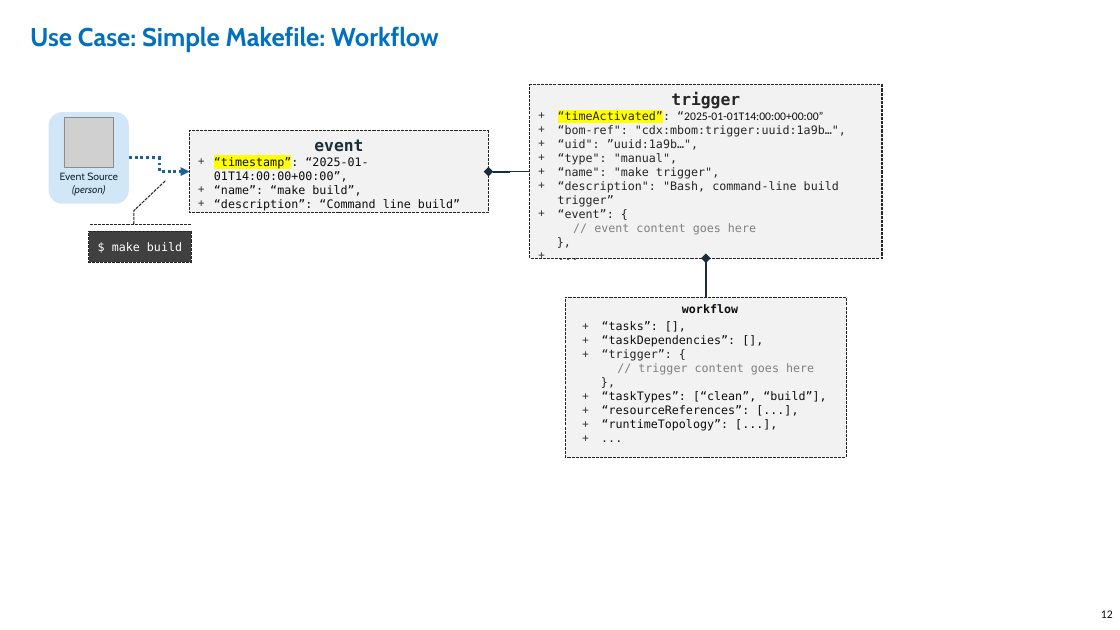
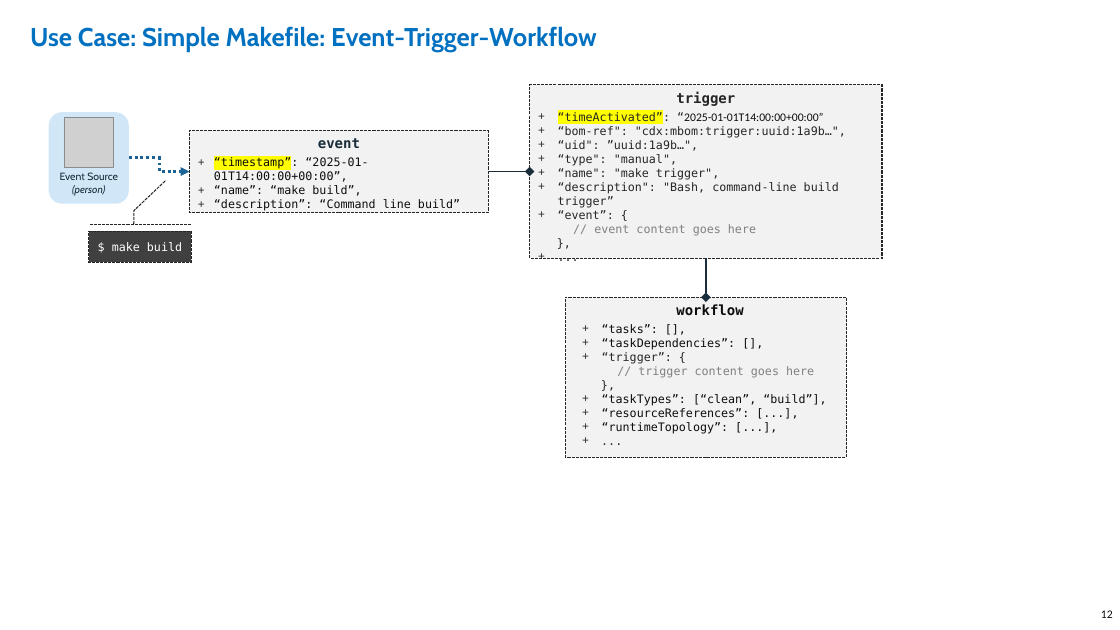
Before and after one commit to CycloneDX/guides, a slide deck: slide 12 of MBOM/en/images/CycloneDX-Formulation-diagrams.pptx. Drawn at 1120x630 pixels with LibreOffice and Linux fonts; fonts in the diff are those of the drawing; grey boxes stand for pictures. Boxes give left, top, right and bottom in pixels: in the first picture for what was removed or moved away, otherwise in the second. Text is boxed around its words. In the diff, an @@ line names an element or a change of style, - is before the commit and + after.

```diff
--- a/MBOM/en/images/CycloneDX-Formulation-diagrams.pptx
+++ b/MBOM/en/images/CycloneDX-Formulation-diagrams.pptx
@@ text at (30, 26, 597, 51): text changed @@
-Use Case: Simple Makefile: Workflow
+Use Case: Simple Makefile: Event-Trigger-Workflow
@@ text in rectangle at (676, 91, 735, 106): size 28 to 24 pt in "trigger"; more space between paragraphs @@
@@ text in rectangle at (318, 138, 360, 148): size 28 to 24 pt in "event"; more space between paragraphs @@
@@ elbow arrow moved from (488, 171) - (530, 171) to (530, 171) - (488, 171) @@
@@ elbow arrow moved from (706, 258) - (706, 297) to (706, 297) - (706, 258) @@
@@ text in rectangle at (676, 304, 743, 315): size 20 to 24 pt in "workflow" @@
```
Also in this commit, not shown: 1 slide added, 1 other file.
